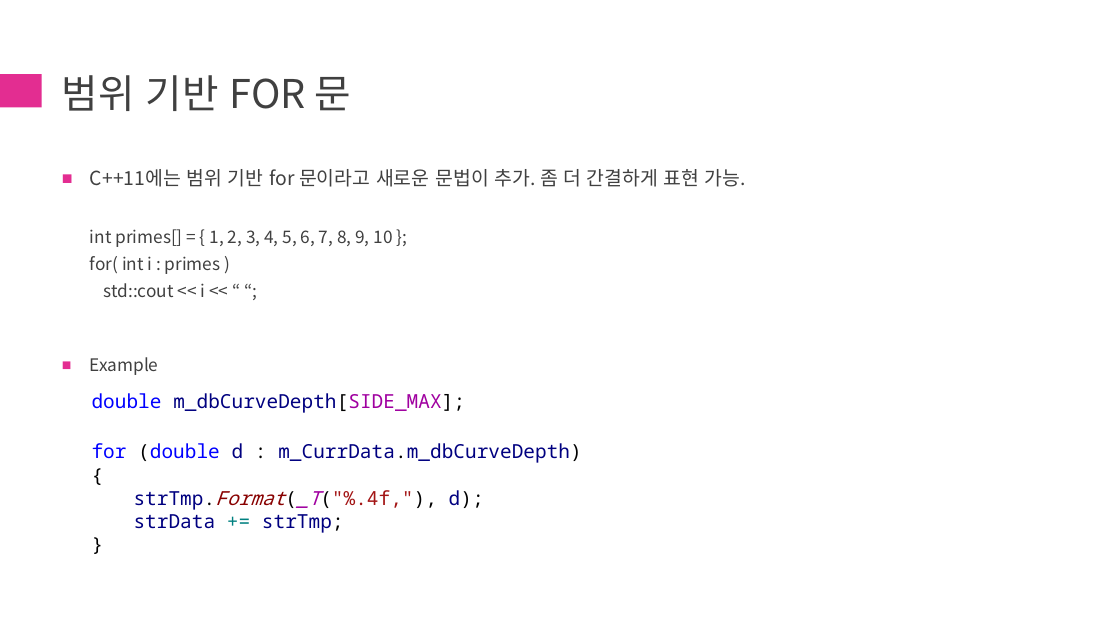
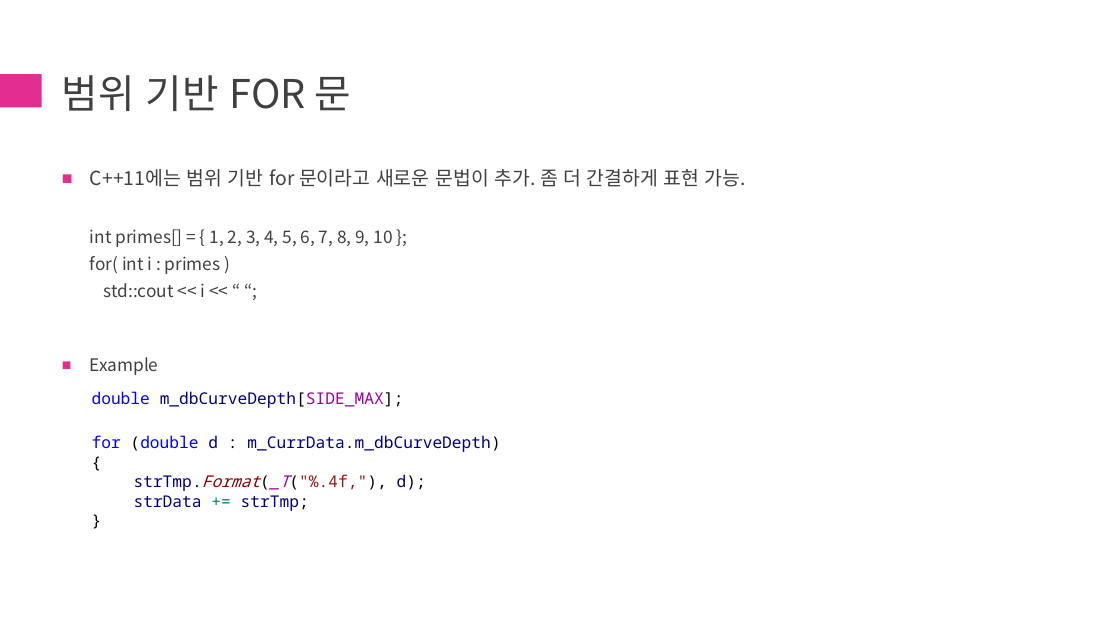
Before and after one commit to chaehanbyul/ModernCpp, a slide deck: slide 5 of 1st/[ModernCpp]1st.pptx. Drawn at 1120x630 pixels with LibreOffice and Linux fonts; fonts in the diff are those of the drawing. Boxes give left, top, right and bottom in pixels: in the first picture for what was removed or moved away, otherwise in the second. Text is boxed around its words. In the diff, an @@ line names an element or a change of style, - is before the commit and + after.

Commit message:
Update [ModernCpp]1st.pptx
ppt 글자 크기 수정

```diff
--- a/1st/[ModernCpp]1st.pptx
+++ b/1st/[ModernCpp]1st.pptx
@@ text at (92, 391, 500, 511): size 16.6 to 13.9 pt in "double m_dbCurveDepth[SIDE_MAX];", "for (double d : m_CurrData.m_dbCurveDepth)", "{", "strTmp.Format(_T("%.4f,"), d);" and 2 more places @@
```
